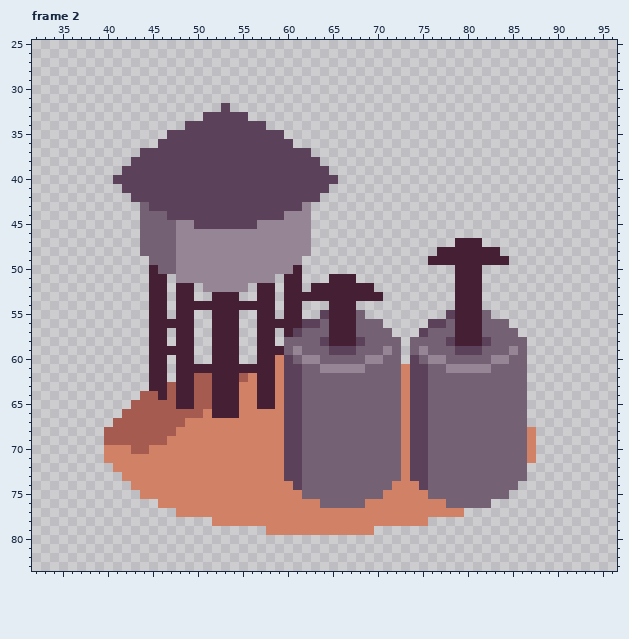
Pixel-art file, stored at assets/aseprite/facilities.aseprite. That is the earlier state.
128x128 pixels, 8 frames. Shown: frame 2: x 32..96, y 25..83. The commit also changed other frames, which this record leaves out.
After the commit:
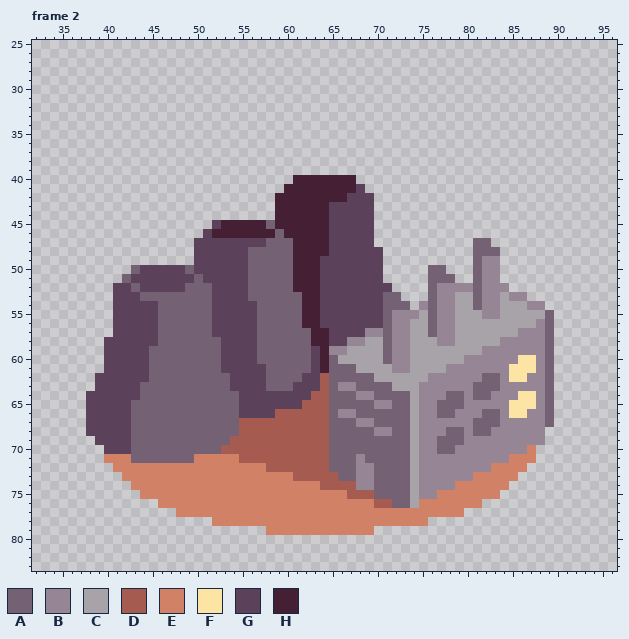
Palette (. is transparent): A #756174  B #968695  C #a8a3a8  D #a65b51  E #d18166  F #fce4a4  G #5c415a  H #452034
Diff:
layer "CoalPlantFlat/CoalPlantStart" now shown
layer "WaterPump/Parts/Circle" now hidden
layer "WaterPump/Parts/Tank" now hidden
layer "WaterPump/Parts/TankRoof" now hidden
layer "WaterPump/Parts/Pumps" now hidden
layer "WaterPump/AnimOn" now hidden
Changed rows in their new state; - is an unchanged pixel.
Frame 2:
first column x 38:
32 ---------------.------------------------------------
33 -------------.....----------------------------------
34 -----------.........--------------------------------
35 ---------.............------------------------------
36 --------...............-----------------------------
37 ------...................---------------------------
38 -----.....................--------------------------
39 ----.......................-------------------------
40 ---....................HHHHHHH----------------------
41 ----..................HHHHHHHHG---------------------
42 -----................HHHHHHHHGGG--------------------
43 ------...............HHHHHHGGGGG--------------------
44 ------...............HHHHHHGGGGG--------------------
45 ------........-HHHHHAHHHHHHGGGGG--------------------
46 ------.......GHHHHHHHAHHHHHGGGGG--------------------
47 ------......GGGGGGGGAAAHHHHGGGGG---------..AA-------
48 ------......GGGGGGAAAAAHHHHGGGGGG------....AAA------
49 -------.....GGGGGGAAAAAHHHGGGGGGG-----.....ABB.-----
50 -----AGGGGGAGGGGGGAAAAA-HHGGGGGGG-----AA-..ABB------
51 ----AGGGGGGGAGGGGGAAAAA-HHGGGGGGG-----AAA..ABB------
52 ---GGAGGGGGAAAGGGGAAAAA-H-GGGGGGGG----ABBBBABBB-----
53 ---GGGAAAAAAAAGGGGAAAAAA--GGGGGGGAA---ABBCCABBCBB---
54 ---GGGGGAAAAAAGGGGGAAAAAHHGGGGGGGAAA-BABBCCABBCCCBB-
55 ---GGGGGAAAAAAGGGGGAAAAAHH-GGGGGGABBBCABBCCCBBCCCCCA
56 ---GGGGGAAAAAAGGGGGAAAAAHHGGGGGGGABBCCABBCCCCCCCCCBA
57 ---GGGGGAAAAAAGGGGGAAAAA-HHGGGGBB-BBCC-BBCCCCCCCBBBA
58 --GGGGGGAAAAAAAGGGGAAA---HHGGBBCC-BBCCCBBCCCCCBBBBBA
59 --GGGGGAAAAAAAAGGGGAAA-A-GHBBCCCCABBCCCCCCCCBBB-BBBA
60 --GGGGGAAAAAAAAGGGGAAAA-AGH-CCCCC-BBCCCCCCBBB--BFFBA
61 --GGGGGAAAAAAAAGGGGGAAAA-GHAAACCCCBBCCCC-----BBFFFBA
62 -GGGGGGAAAAAAAAAGGGGAAAAGGD-----CCCCCCBBBBBB--BFFBBA
63 -GGGGGAAAAAAAAAAGGGGAAA-GGD-BB----CCCBBBBBB---BBBBBA
64 GGGGGGAAAAAAAAAAAGGGGG--GDD---BB---ACBBB--B--BBBFFBA
65 GGGGGAAAAAAAAAAAAGGGGG--DDD-----BB-ACBB---BBBBBFFFBA
66 GGGGGAAAAAAAAAAAAGGGGDDDDDD-BB-----ACBB--BBB--BFFBBA
67 GGGGGAAAAAAAAAAAADDDDDDDDDD---BB---ACBBBBBB---BBBBBA
68 GGGGGAAAAAAAAAAAADDDDDDDDDD-----BB-ACBBB--B--BBBBBB-
69 -GGGGAAAAAAAAAAADDDDDDDDDDD--------ACBB---BBBBBBBBB-
70 --GGGAAAAAAAAAADDDDDDDDDDDD--------ACBB--BBBBBBBB---
71 -----AAAAAAA-----DDDDDDDDDD---B----ACBBBBBBBBBBEE---
72 --------------------DDDDDDD---BB---ACBBBBBBBBEEEE---
73 ----------------------EDDDDD--BB---ACBBBBBBEEEEE.---
74 -----------------------EEEDDDDBB--AACBBBBEEEEEE.----
75 ------------------------EEEEEDDD-AAACBBEEEEEEE.-----
76 --------------------------EEEEE-DDAAC---EEEE.-------
Pixel boxes of the changes (left, top, right, bottom) in both pictures:
changed: (86, 103, 554, 508)
